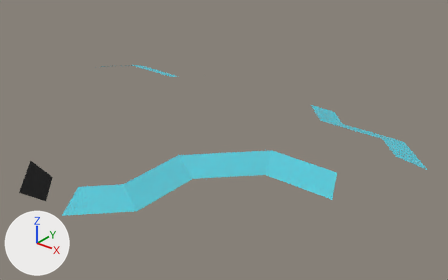
A saved change to the Blender file Blender/models/walls_exp.blend.
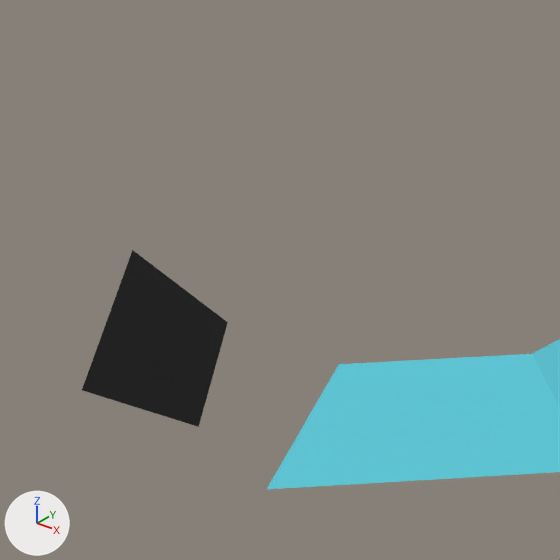
The first picture shows the older version from a 50 mm camera at (80.4, -97.2, 61.4) aimed at (2.9, -0.3, 1.4). The close-ups show both versions on the part from 0% to 29% of the width and 37% to 83% of the height of that picture; other places that the commit changed are outside them. The lights are fixed; the arrows at lower left show +X, +Y and +Z. The same objects are shown in both versions, whatever each file hides.

Names of what the first close-up shows: 'wallAng01l01.014', 'wallAng02l01.009', 'wallAng02l01.010'.
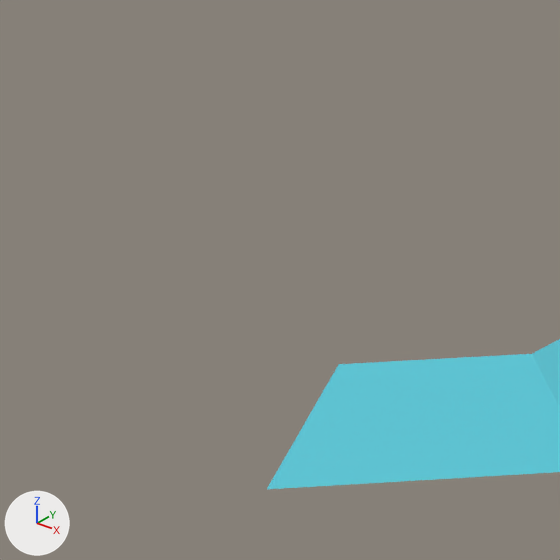
Location of each change, (x1, y1, x2, y2) in pixels of the close-ups (560 x 560 px):
```json
{"object": "wallAng01l01.014", "change": "turned", "before": [82, 250, 228, 427], "on screen": "not visible afterwards"}
```

Edits to the scene script, one JSON object a line:
```json
{"op": "set", "path": "ob_wallang01l01_014.rotation_euler", "old": "(1.571, 0.0, 0.0)", "new": "(1.571, 0.0, 3.142)", "note": "degrees (90, 0, 0) -> degrees (90, 0, 180)"}
```
